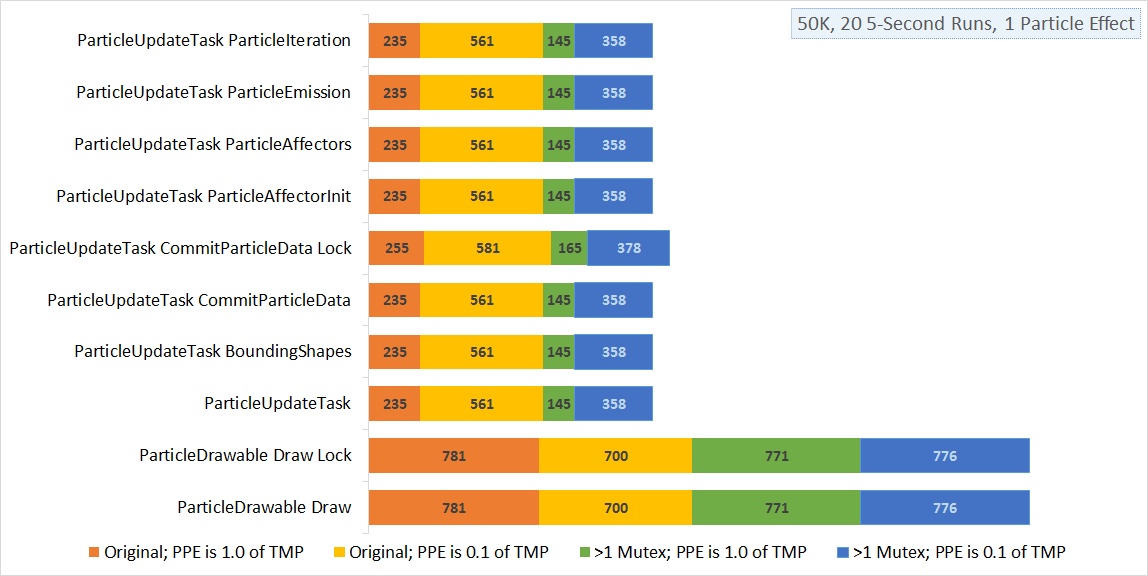
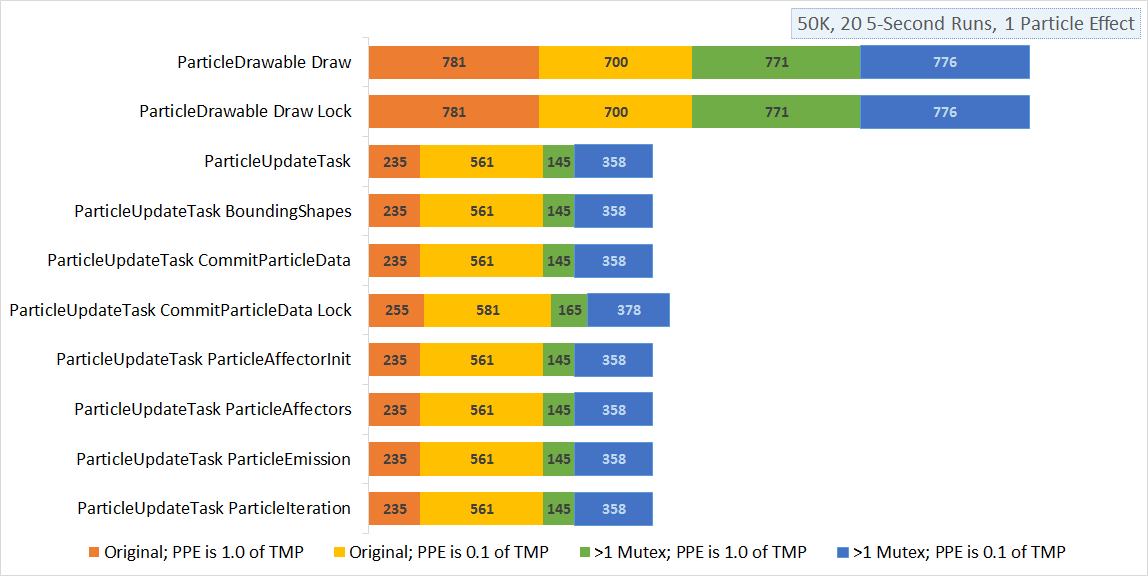
Layers edited between the first and the second 1148x576 image:
added layer "Layer 5" above "Layer 4" over [10, 14, 1030, 526]
